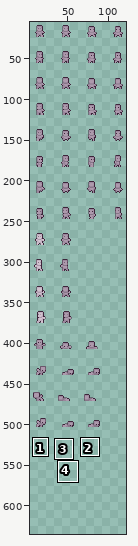
One commit to this sprite sheet: godot/godot_4/2024/01_chrono_trigger_inspired/assets/template_character.png. The picture above shows the old version from afar; the outline marks the close-up.
Close-up. Before the edit:
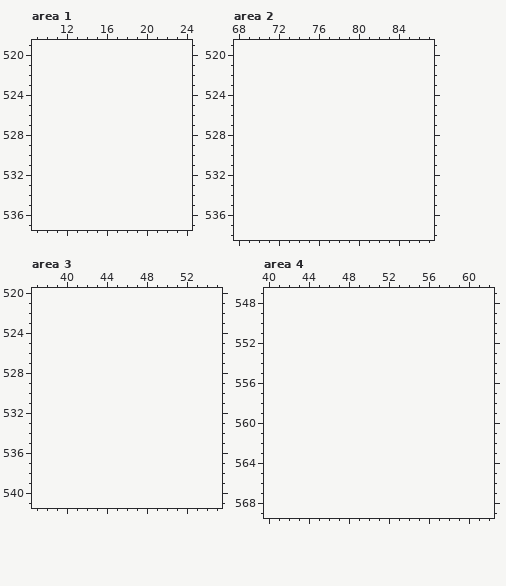
The file is 128x512 pixels. Shown: area 1: x 9..24, y 519..537; area 2: x 68..87, y 519..538; area 3: x 37..55, y 520..541; area 4: x 40..62, y 547..569. The old version is drawn lined up with the new one, on the new canvas. The wide view leaves out empty margins. The commit also changed other parts of the picture, which this record leaves out.
Once edited:
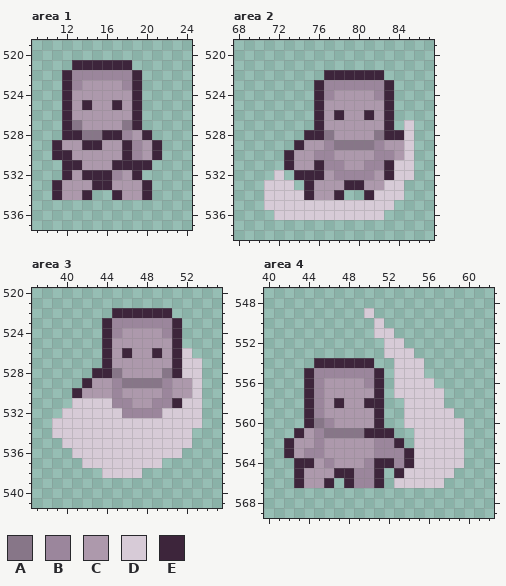
Palette (. is transparent): A #877688  B #9b869c  C #ad99ac  D #d7cbd7  E #3d253b
The exact change:
canvas 128x512 -> 128x640
--- area 1
@@ x 9..24 @@
 520 ................
-521 ................
-522 ................
-523 ................
-524 ................
-525 ................
-526 ................
-527 ................
-528 ................
-529 ................
-530 ................
-531 ................
-532 ................
-533 ................
-534 ................
+521 ....EEEEEE......
+522 ...EBBBBBBE.....
+523 ...EBCCCCBE.....
+524 ...ECCCCCCE.....
+525 ...ECECCECE.....
+526 ...ECCCCCCE.....
+527 ...EACCCCAE.....
+528 ...EEAAEEBCE....
+529 ..ECCEECCEBCE...
+530 ..EECCCCCEBCE...
+531 ...EECCCEEEE....
+532 ...ECEEEBCE.....
+533 ..ECCCEECCCE....
+534 ..ECCE..ECCE....
 535 ................
--- area 2
@@ x 68..87 @@
 521 ....................
-522 ....................
-523 ....................
-524 ....................
-525 ....................
-526 ....................
-527 ....................
-528 ....................
-529 ....................
-530 ....................
-531 ....................
-532 ....................
-533 ....................
-534 ....................
-535 ....................
-536 ....................
+522 .........EEEEEE.....
+523 ........EBBBBBBE....
+524 ........EBCCCCBE....
+525 ........ECCCCCCE....
+526 ........ECECCECE....
+527 ........ECCCCCCE.D..
+528 .......EEACCCCAEED..
+529 ......ECCBAAAABCCD..
+530 .....ECCBBCCCCBBCD..
+531 .....ECCEBBCCBBEDD..
+532 ....D.EEECBBBBCEDD..
+533 ...DDD.ECCCEECCDD...
+534 ...DDDDECCE..EDDD...
+535 ...DDDDDDDDDDDDD....
+536 ....DDDDDDDDDDD.....
 537 ....................
--- area 3
@@ x 37..55 @@
 521 ...................
-522 ...................
-523 ...................
-524 ...................
-525 ...................
-526 ...................
-527 ...................
-528 ...................
-529 ...................
-530 ...................
-531 ...................
-532 ...................
-533 ...................
-534 ...................
-535 ...................
-536 ...................
-537 ...................
-538 ...................
+522 ........EEEEEE.....
+523 .......EBBBBBBE....
+524 .......EBCCCCBE....
+525 .......ECCCCCCE....
+526 .......ECECCECED...
+527 .......ECCCCCCEDD..
+528 ......EEACCCCAEDD..
+529 .....ECCBAAAABCCD..
+530 ....ECCCBCCCCBCCD..
+531 ....DDDDBBCCBBEDD..
+532 ...DDDDDDBBBBDDDD..
+533 ..DDDDDDDDDDDDDDD..
+534 ..DDDDDDDDDDDDDD...
+535 ...DDDDDDDDDDDDD...
+536 ....DDDDDDDDDDD....
+537 .....DDDDDDDD......
+538 .......DDDD........
 539 ...................
--- area 4
@@ x 40..62 @@
 548 .......................
-549 .......................
-550 .......................
-551 .......................
-552 .......................
-553 .......................
-554 .......................
-555 .......................
-556 .......................
-557 .......................
-558 .......................
-559 .......................
-560 .......................
-561 .......................
-562 .......................
-563 .......................
-564 .......................
-565 .......................
-566 .......................
+549 ..........D............
+550 ...........D...........
+551 ...........DD..........
+552 ............DD.........
+553 ............DDD........
+554 .....EEEEEE..DDD.......
+555 ....EBBBBBBE.DDD.......
+556 ....EBCCCCBE.DDDD......
+557 ....EBCCCCCE.DDDDD.....
+558 ....EBCECCEE..DDDD.....
+559 ....EBCCCCCE..DDDDD....
+560 ....EABCCCCE..DDDDDD...
+561 ...ECBAAAAEEE..DDDDD...
+562 ..ECCBCCCCCBBE.DDDDD...
+563 ..ECBBCCCCCBBBEDDDDD...
+564 ...EECBCCCBEEBEDDDDD...
+565 ...ECCCEEBBE.EDDDDD....
+566 ...ECCE.EBBE.DDDDD.....
 567 .......................
